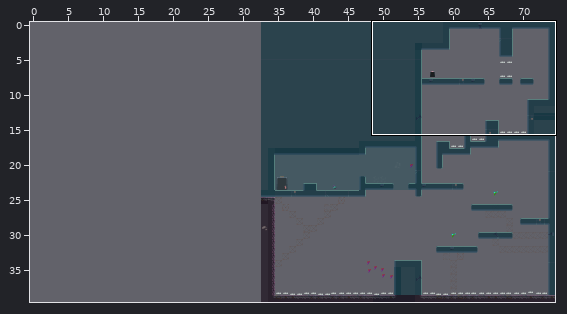
Tiled map (JSON) -- Eudaemon/assets/levels/level3.json. The first picture is a wide view before the edit; the outline marks the close-up.
Close-up. Earlier state:
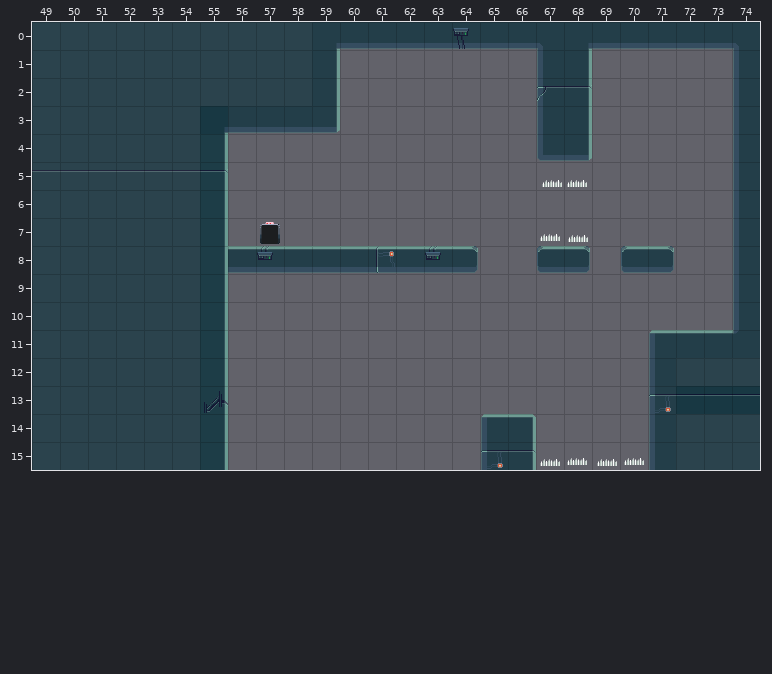
Cells are 32x32 px. Shown: x 49..74, y 0..15. The commit also changed other parts of the map, which this record leaves out. The old version is drawn lined up with the new one.
The same view after the edit:
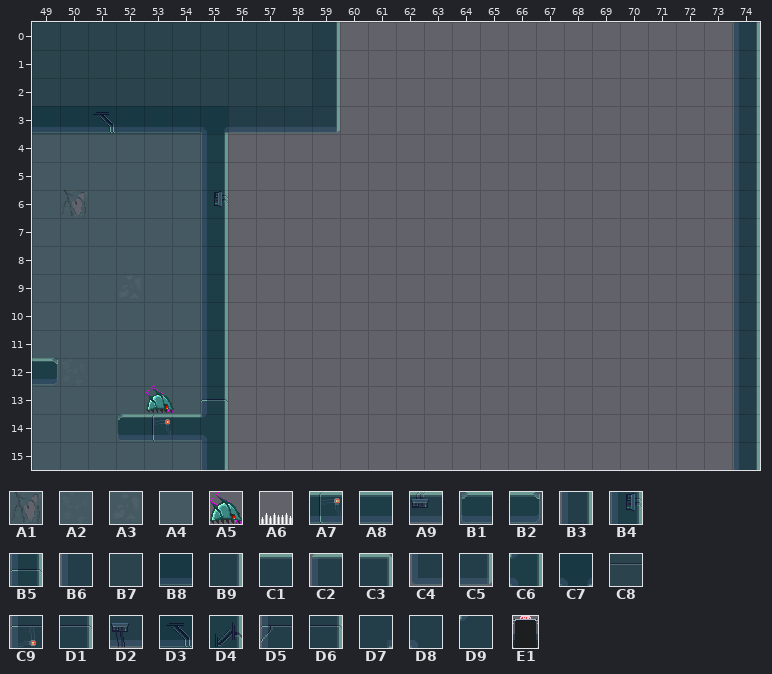
Key: from "Eudaemon Tilleset": A1 55 "BGConcreteA", A2 57 "BGConcreteC", A3 58 "BGConcreteD", A4 60 "BGConcreteF", A5 82 "goomba", A6 86 "spike", A7 135 "MetalPlatformB", A8 137 "MetalPlatformD", A9 138 "MetalPlatformE", B1 140 "MetalPlatformLeftEnd", B2 141 "MetalPlatformRightEnd", B3 148 "MetalPlatformDVert", B4 149 "MetalPlatformEVert", B5 155 "MetalPlatformCVert", B6 168 "MetalPlatformExteriorVer", B7 169 "MetalPlatformExteriorMid", B8 170 "MetalPlatformExterior", B9 171 "MetalPlatformExteriorVer", C1 172 "MetalPlatformExterior2", C2 175 "MetalPlatformExteriorCor", C3 176 "MetalPlatformExteriorCor", C4 194 "MetalPlatformExteriorCor", C5 195 "MetalPlatformExteriorCor", C6 198 "MetalPlatformMidsection1", C7 207 "MetalPlatformExteriorMid", C8 211 "MetalPlatformExteriorAVe", C9 215 "MetalPlatformExteriorBVe", D1 219 "MetalPlatformExteriorCVe", D2 221 "MetalPlatformExteriorE2", D3 224 "MetalPlatformExteriorF", D4 227 "MetalPlatformExteriorFVe", D5 231 "MetalPlatformExteriorAVe", D6 232 "MetalPlatformExteriorAVe", D7 319 "MetalPlatformExteriorMid", D8 320 "MetalPlatformExteriorMid", D9 321 "MetalPlatformExteriorMid", E1 336 "exit".
__ is an empty cell.
Objects are placed by their top-left corner, in cells (3,4 is the top-left corner of cell 3,4); size is 1x1 cell unless given.
See-through tiles are keyed as they look on the map.
Changes in this commit:
map size 42x40 -> 75x40 cells (old content now starts at 33,0; both pictures use the new coordinates)
Layer "TileLayerBG2":
y 4: x 49..54 B7 B7 B7 B7 B7 B7 -> A4 A4 A4 A4 A4 A4
y 5: x 49..54 C8 C8 C8 C8 C8 C8 -> A4 A4 A4 A4 A4 A4
y 6: x 49..54 B7 B7 B7 B7 B7 B7 -> A4 A1 A4 A4 A4 A4
y 7..8: x 49..54 B7 B7 B7 B7 B7 B7 -> A4 A4 A4 A4 A4 A4
y 9: x 49..54 B7 B7 B7 B7 B7 B7 -> A4 A4 A4 A3 A4 A4
y 10..11: x 49..54 B7 B7 B7 B7 B7 B7 -> A4 A4 A4 A4 A4 A4
y 12: x 49..54 B7 B7 B7 B7 B7 B7 -> A4 A2 A4 A4 A4 A4; x 72..74 B7 B7 B7 -> __ __ __
y 13..15: x 49..54 B7 B7 B7 B7 B7 B7 -> A4 A4 A4 A4 A4 A4; x 72..74 B7 B7 B7 -> __ __ __
Layer "TileLayerFG":
y 0: x 59..74 D7 B8 B8 B8 B8 D2 B8 B8 D8 D7 B8 B8 B8 B8 B8 D8 -> B9 __ __ __ __ __ __ __ __ __ __ __ __ __ __ B3
y 1: x 67..68 B6 B9 -> __ __; x 74 B6 -> B3
y 2: x 67..68 D5 D6 -> __ __; x 74 B6 -> B3
y 3: x 49..55 __ __ __ __ __ __ D7 -> B8 B8 D3 B8 B8 B8 C7; x 67..68 B6 B9 -> __ __; x 74 B6 -> B3
y 4: x 55 B9 -> B3; x 67..68 C4 C5 -> __ __; x 74 B6 -> B3
y 5: x 55 D6 -> B3; x 74 B6 -> B3
y 6: x 55 B9 -> B4; x 74 B6 -> B3
y 7: x 55 B9 -> B3; x 74 B6 -> B3
y 8: x 55..64 B9 A8 A9 A8 A8 A8 A7 A8 A9 B2 -> B3 __ __ __ __ __ __ __ __ __; x 67..68 B1 B2 -> __ __; x 70..71 B1 B2 -> __ __; x 74 B6 -> B3
y 9..10: x 55 B9 -> B3; x 74 B6 -> B3
y 11: x 55 B9 -> B3; x 71..74 C2 C1 C1 D9 -> __ __ __ B3
y 12: x 49 __ -> B2; x 55 B9 -> B3; x 71 B6 -> __; x 74 __ -> B3
y 13: x 55 D4 -> B5; x 71..74 C9 C8 C8 C8 -> __ __ __ B3
y 14: x 52..55 __ __ __ B9 -> B1 A7 A8 C6; x 65..66 C2 C3 -> __ __; x 71 B6 -> __; x 74 __ -> B3
y 15: x 55 B9 -> B3; x 65..66 C9 D1 -> __ __; x 71 B6 -> __; x 74 __ -> B3
Layer "ObjectLayer":
changed: E1 "Exit" at 57.1,7.1 size 0.7x0.8 -> outside this view
added: A5 "GoombaGuardian" at 53.1,13
removed: A6 "Spike" at 67.2,5.2 size 0.7x0.7
removed: A6 "Spike" at 68.1,5.2 size 0.7x0.7
removed: A6 "Spike" at 67.1,7.1 size 0.7x0.7
removed: A6 "Spike" at 68.1,7.2 size 0.7x0.7
removed: A6 "Spike" at 70.1,15.1 size 0.7x0.7
removed: A6 "Spike" at 68.1,15.1 size 0.7x0.7
removed: A6 "Spike" at 69.2,15.1 size 0.7x0.7
removed: A6 "Spike" at 67.2,15.2 size 0.7x0.7
Pixel boxes of the changes (left, top, right, bottom) in both close-ups:
changed: (32, 22, 760, 470)
